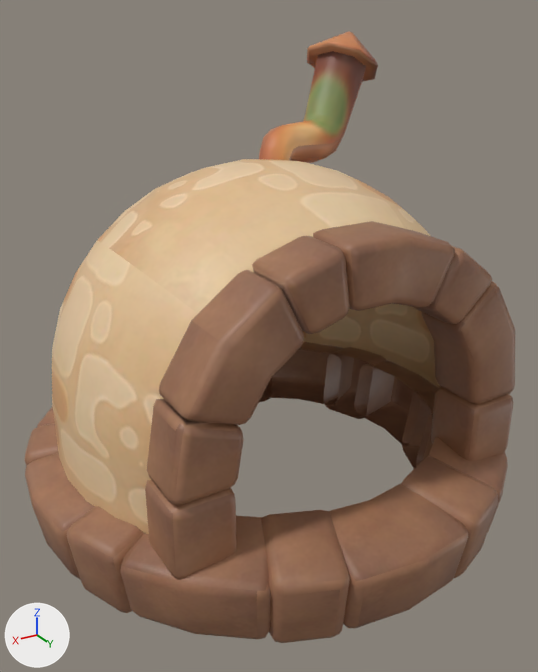
One commit to the FBX model Assets/01_Art/01_Models/furnace/SM_Furnace.fbx: the scene before it, then after it.
Both versions are drawn from a 50 mm camera at (-0.788, 0.787, 0.573) aimed at (-1.246, 0.024, 0.192). Arrows for +X, +Y and +Z are at lower left; the lights stay in place. The picture after the commit comes second. Where no turn or scale is listed for an object, it has been applied to the vertices.

Objects in the first picture: 'furnace'.
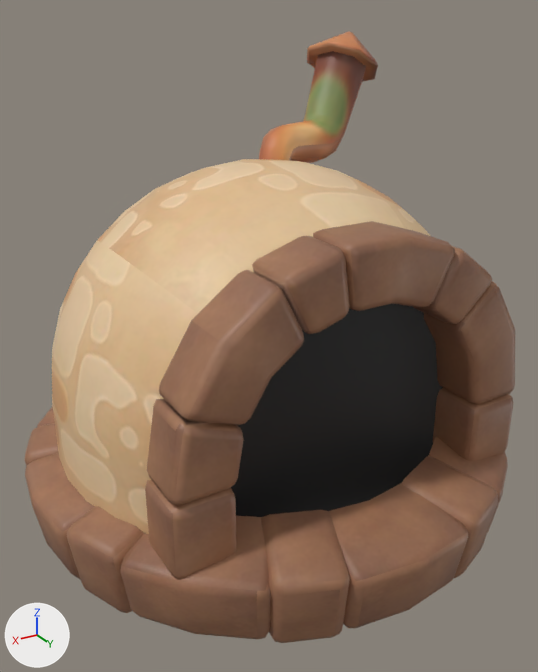
The newer file is also turned or shifted as a whole; pictures and numbers use the older file's frame.

Edits to the scene script, one JSON object a line:
```json
{"op": "add", "block": "mat_black", "code": ["mat_black = principled_material('Black')", "mat_black.base_color = (0.0113, 0.0113, 0.0113)  # black #1c1c1c"]}
{"op": "add", "block": "me_cube_002", "code": ["me_cube_002 = bpy.data.meshes.new('Cube.002')", "me_cube_002.from_pydata([(-0.202, 0.159, 0.236), (0.187, 0.159, 0.236), (-0.202, 0.159, -0.023), (0.187, 0.159, -0.023), (-0.008, 0.159, 0.338), (-0.008, 0.159, -0.023)], [], [(4, 1, 3, 5), (0, 4, 5, 2)])", "me_cube_002.materials.append(mat_black)  # black #1c1c1c"]}
{"op": "add", "block": "ob_furnace_001", "code": ["ob_furnace_001 = bpy.data.objects.new('furnace.001', me_cube_002)", "ob_furnace_001.location = (-1.255, 0.0, 0.0)"]}
```

Pixel boxes [x1, y1, x2, y2] of what changed, in the pictures (538 x 672 px):
```json
{"object": "furnace.001", "change": "added", "after": [231, 304, 443, 517], "on screen": "black"}
```
